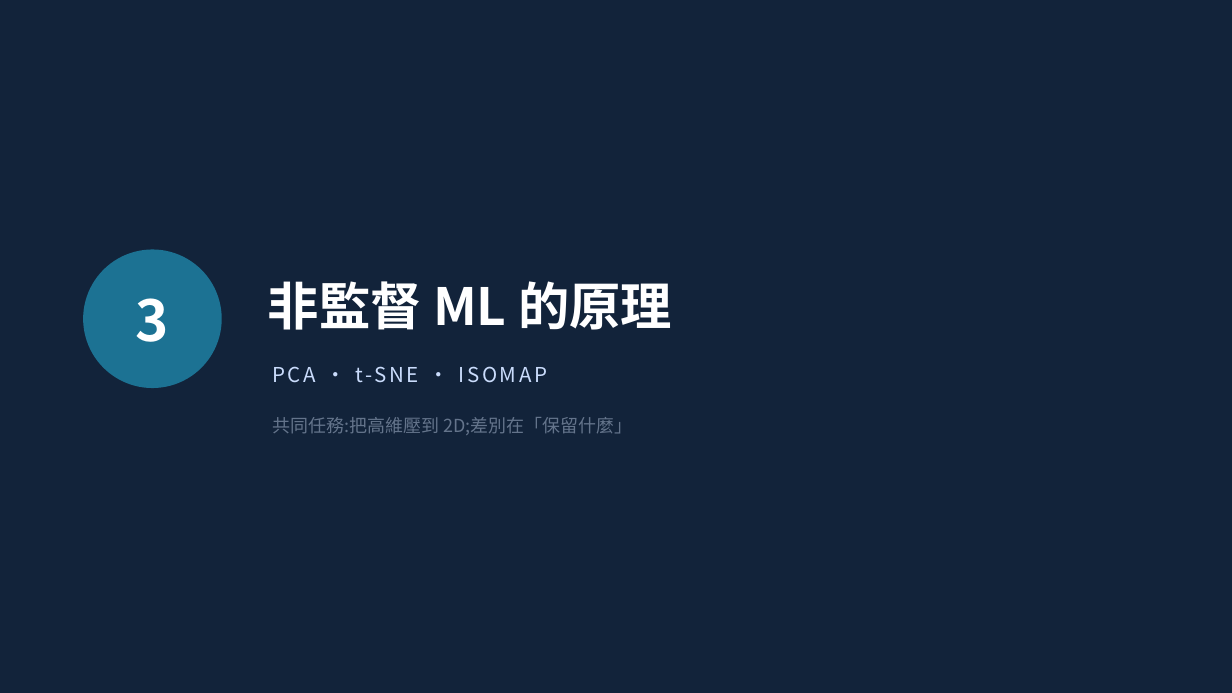
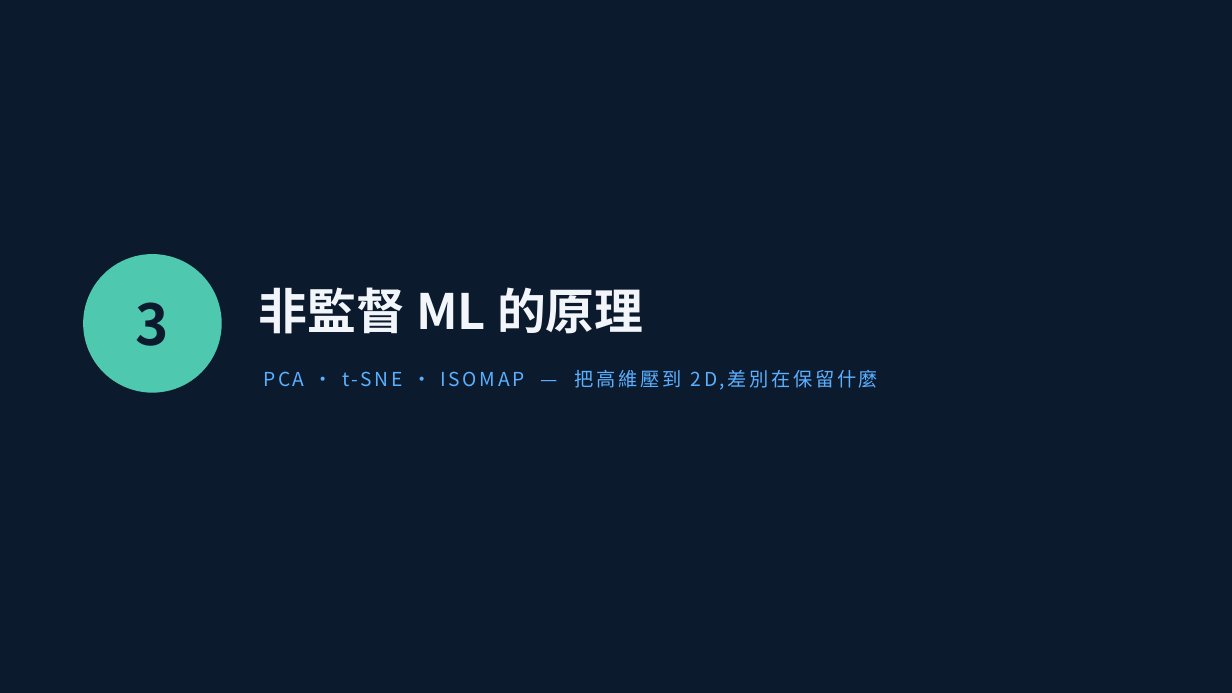
Before and after one commit to scott-lbx/ws-df26-w18, a slide deck: slide 6 of 07_Latent_Urban/潛空間教學簡報.pptx (slide 5 before the commit). Drawn at 1232x693 pixels with LibreOffice and Linux fonts; fonts in the diff are those of the drawing. Boxes give left, top, right and bottom in pixels: in the first picture for what was removed or moved away, otherwise in the second. Text is boxed around its words. In the diff, an @@ line names an element or a change of style, - is before the commit and + after.

```diff
--- a/07_Latent_Urban/潛空間教學簡報.pptx
+++ b/07_Latent_Urban/潛空間教學簡報.pptx
@@ background #12233A to #0C1A2E @@
@@ text "3" at <box>136,302,169,346</box>: text colour #FFFFFF to #0C1A2E @@
@@ ellipse: place and size @@
-ellipse at <box>83,250,222,388</box>
+ellipse at <box>83,254,222,393</box>
@@ ellipse at <box>83,254,222,393</box>: fill #1C7293 to #4EC9B0 @@
@@ text "非監督 ML 的原理" at <box>259,287,643,334</box>: size 40 to 38 pt, text colour #FFFFFF to #F2F5FA @@
@@ text at <box>263,370,878,390</box>: text changed; size 14 to 15 pt; text colour #64748B to #5AB0FF @@
-共同任務:把高維壓到 2D;差別在「保留什麼」
+PCA · t-SNE · ISOMAP — 把高維壓到 2D,差別在保留什麼
@@ text removed at <box>356,367,373,383</box> @@
-PCA · t-SNE · ISOMAP
```
Also in this commit, not shown: 18 other slides changed, 12 slides added, 3 slides removed, 9 other files.
